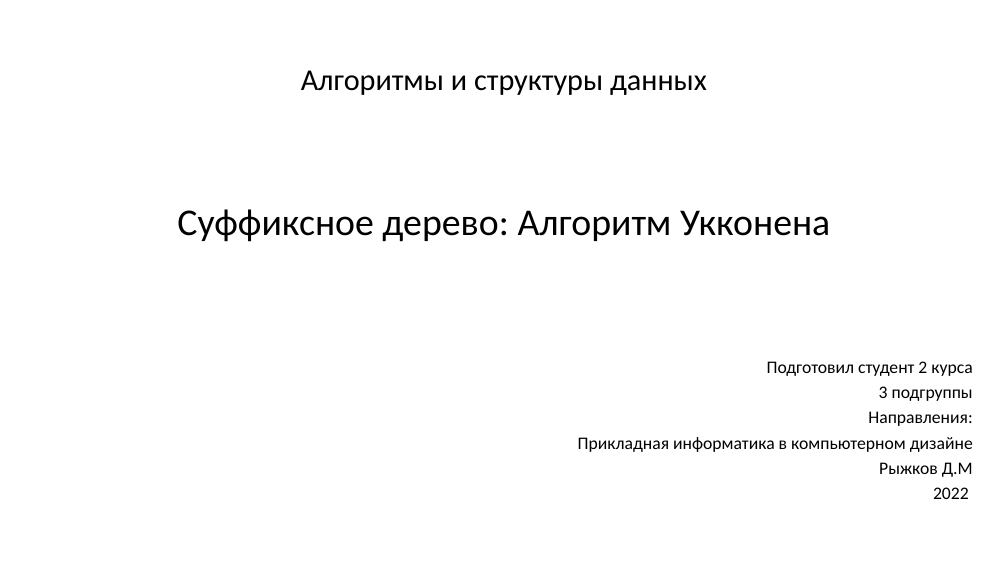
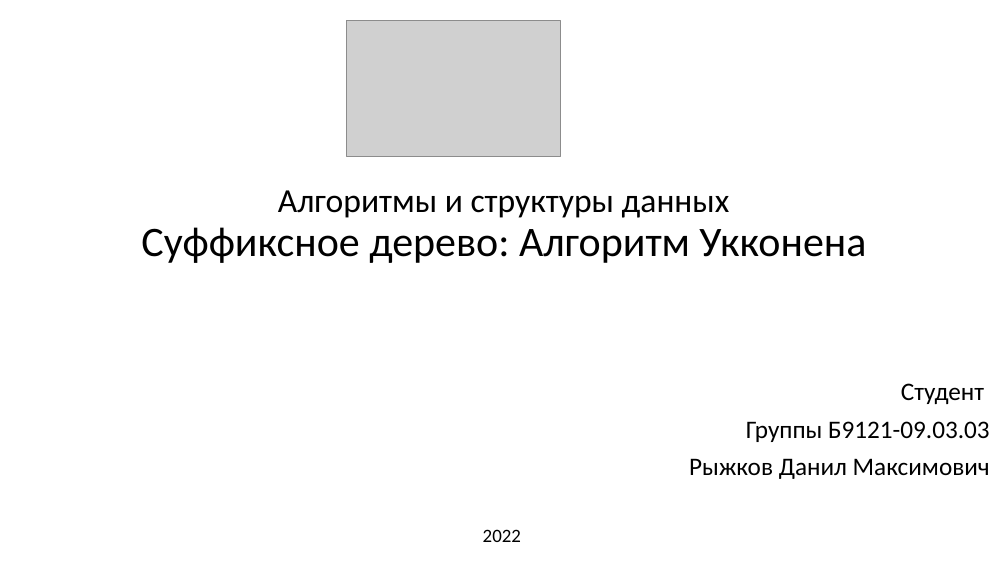
Before and after one commit to Pompon-Den/Suff-Tree-Algorithm-Ykkonen, a slide deck: slide 1 of Algorithm Ykkonena.pptx. Drawn at 1008x567 pixels with LibreOffice and Linux fonts; fonts in the diff are those of the drawing; grey boxes stand for pictures. Boxes give left, top, right and bottom in pixels: in the first picture for what was removed or moved away, otherwise in the second. Text is boxed around its words. In the diff, an @@ line names an element or a change of style, - is before the commit and + after.

```diff
--- a/Algorithm Ykkonena.pptx
+++ b/Algorithm Ykkonena.pptx
@@ picture added at <box>346,20,560,156</box> @@
@@ title "Алгоритмы и структуры данных Суффиксное ...": place and size @@
-title "Алгоритмы и структуры данных Суффиксное ..." at <box>177,70,830,242</box>
+title "Алгоритмы и структуры данных Суффиксное ..." at <box>141,190,866,263</box>
@@ title "Алгоритмы и структуры данных Суффиксное ..." at <box>141,190,866,263</box>: size 28.8 to 32 pt in "Алгоритмы и структуры данных"; size 36 to 40 pt in "Суффиксное дерево: Алгоритм Укконена" @@
@@ subtitle at <box>689,383,990,479</box>: text changed; size 16.8 to 24 pt @@
-Подготовил студент 2 курса
-3 подгруппы
-Направления:
-Прикладная информатика в компьютерном дизайне
-Рыжков Д.М
-2022
+Студент
+Группы Б9121-09.03.03
+Рыжков Данил Максимович
@@ text added at <box>483,529,521,542</box>, 18 pt, text #000000 @@
+2022
```
Also in this commit, not shown: 11 other slides changed, 1 slide added, 16 other files.
